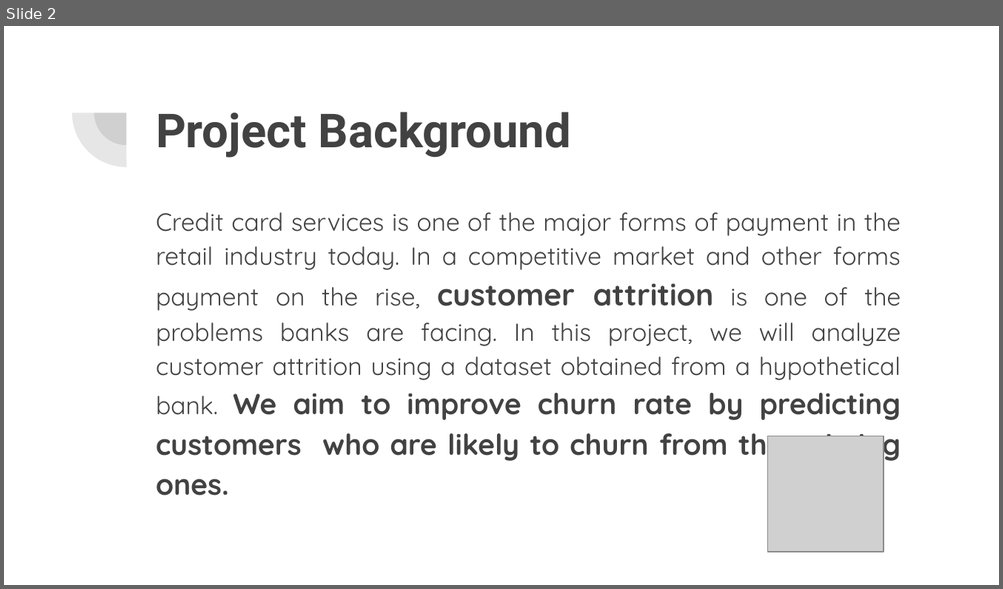
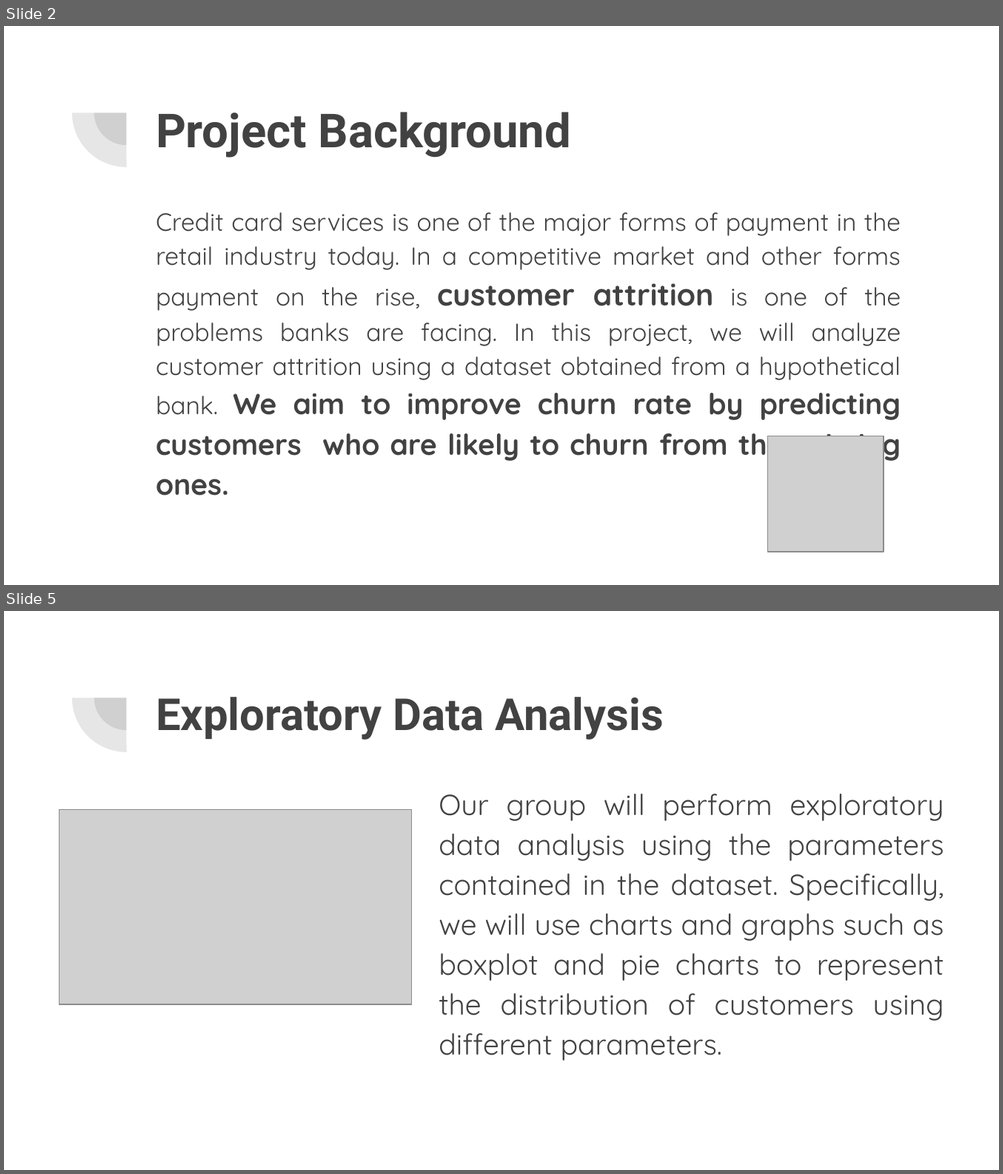
Before and after one commit to KHembrick/The_Final_Project, a slide deck: Project Presentation.pptx. Shown one above the other, each under a label of ours: slide 2 before the commit, slides 2 and 5 after it; the slides between them are not shown. The pictures are 1003x589 and 1003x1174 pixels, drawn with LibreOffice and Linux fonts; fonts in the diff are those of the drawing; grey boxes stand for pictures. Boxes give left, top, right and bottom in pixels: in the first picture for what was removed or moved away, otherwise in the second. Text is boxed around its words. In the diff, an @@ line names an element or a change of style, - is before the commit and + after.

```diff
--- a/Project Presentation.pptx
+++ b/Project Presentation.pptx
@@ slide 5 added at (4,611,999,1170), background #FFFFFF; not listed: 2 template elements that a slide beside it also shows @@
@@ title added at (156,697,663,740), 32 pt, text #424242, bold @@
+Exploratory Data Analysis
@@ picture added at (59,810,411,1005) @@
@@ text added at (438,794,944,1061), 21 pt, text #424242 @@
+Our group will perform exploratory data analysis using the parameters contained in the dataset. Specifically, we will use charts and graphs such as boxplot and pie charts to represent the distribution of customers using different parameters.
```
Also in this commit, not shown: 1 slide changed, 2 other slides added, 1 slide removed.
